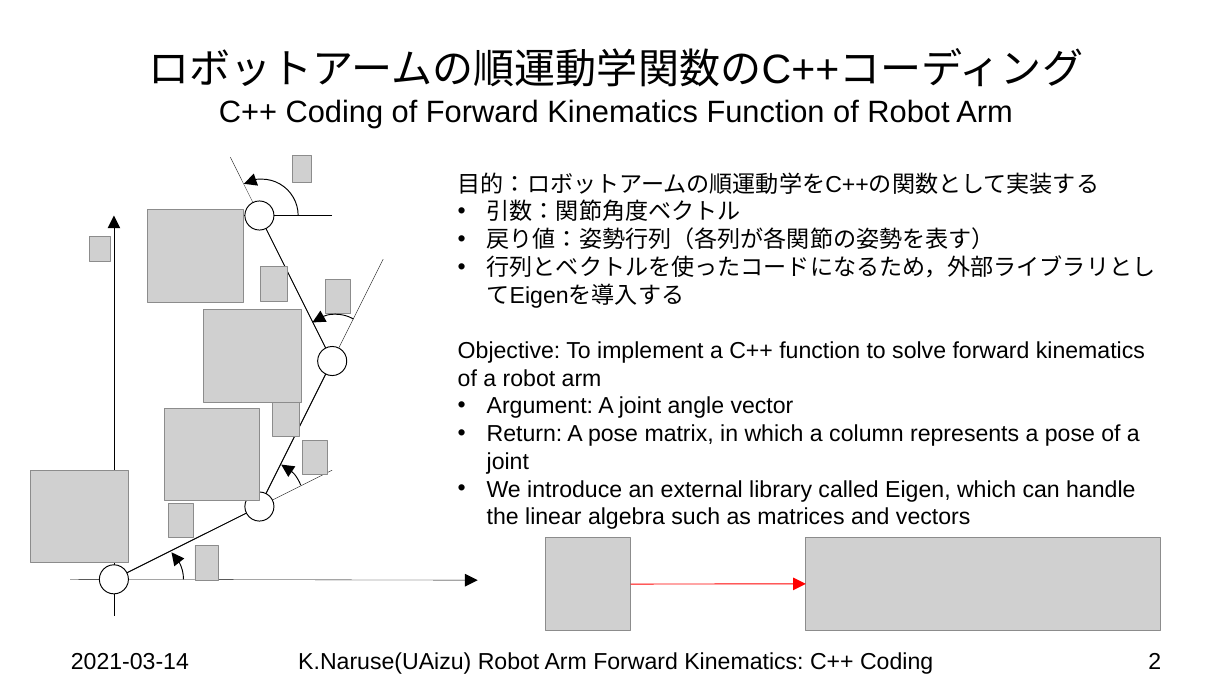
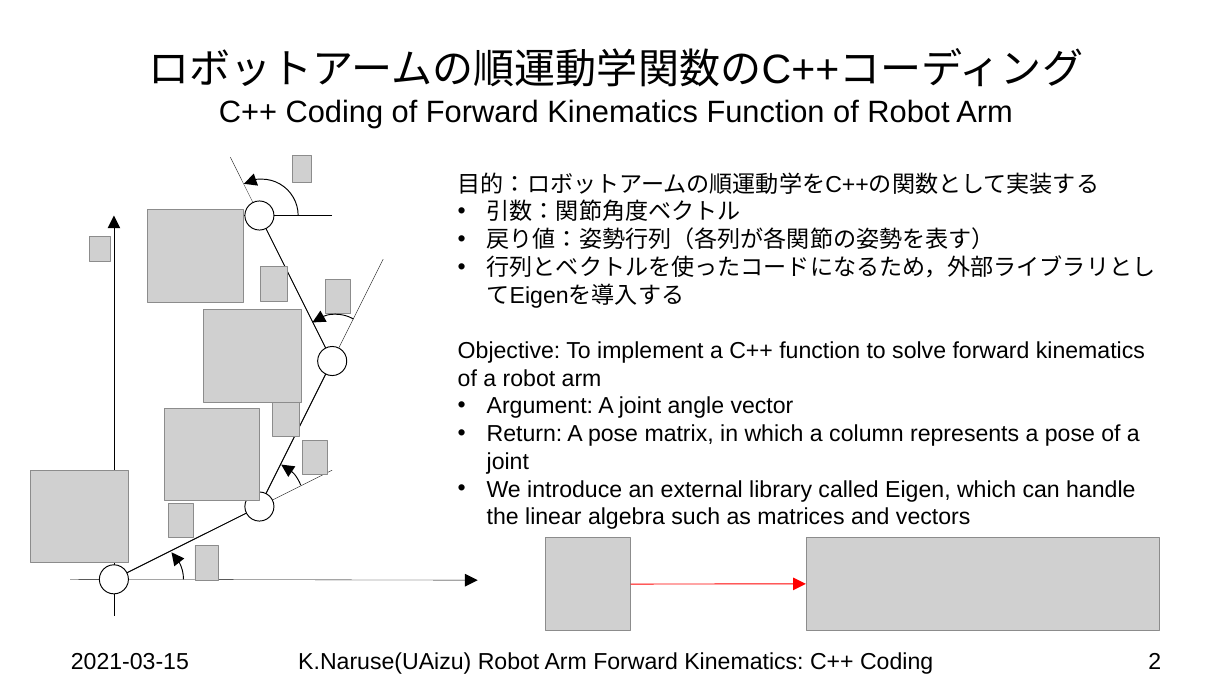
Before and after one commit to keitaronaruse/Naruse-robotics-tutorial, a slide deck: slide 2 of doc/slides/Robot-Arm-Forward-Kinematics-CPP-Code.pptx. Drawn at 1232x693 pixels with LibreOffice and Linux fonts; fonts in the diff are those of the drawing; grey boxes stand for pictures; background and template pictures are left out. Boxes give left, top, right and bottom in pixels: in the first picture for what was removed or moved away, otherwise in the second. Text is boxed around its words. In the diff, an @@ line names an element or a change of style, - is before the commit and + after.

```diff
--- a/doc/slides/Robot-Arm-Forward-Kinematics-CPP-Code.pptx
+++ b/doc/slides/Robot-Arm-Forward-Kinematics-CPP-Code.pptx
@@ text at [71,653,189,670]: text changed @@
-2021-03-14
+2021-03-15
```
Also in this commit, not shown: 3 other slides changed, 1 slide added, 8 other files.
